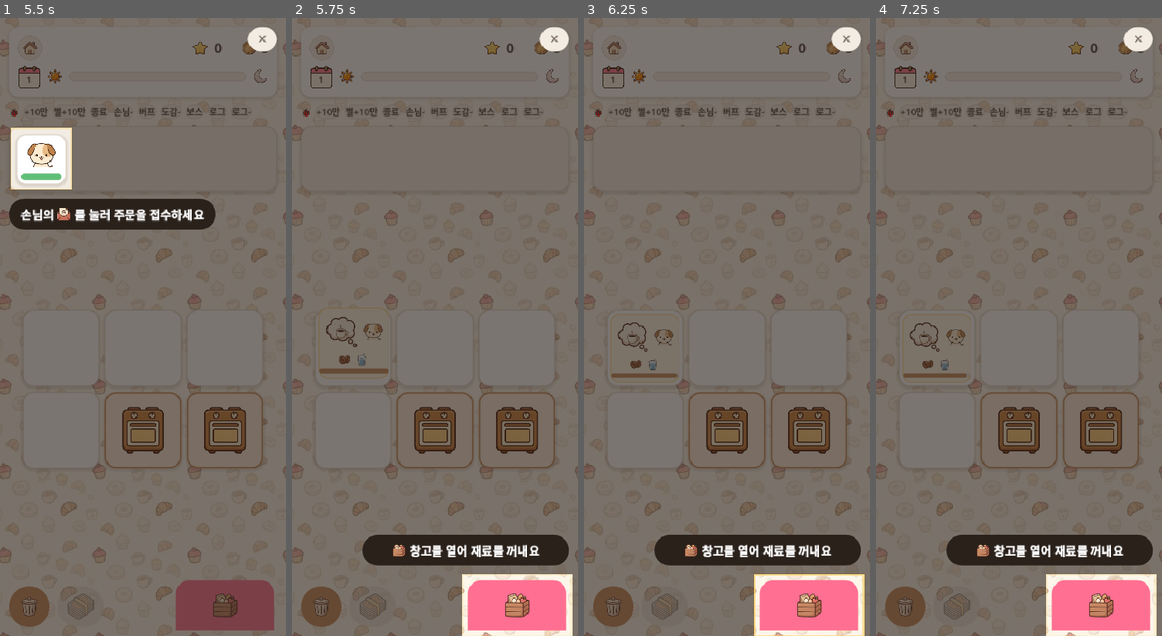
Above: before the commit, frames 1-4 (left to right).
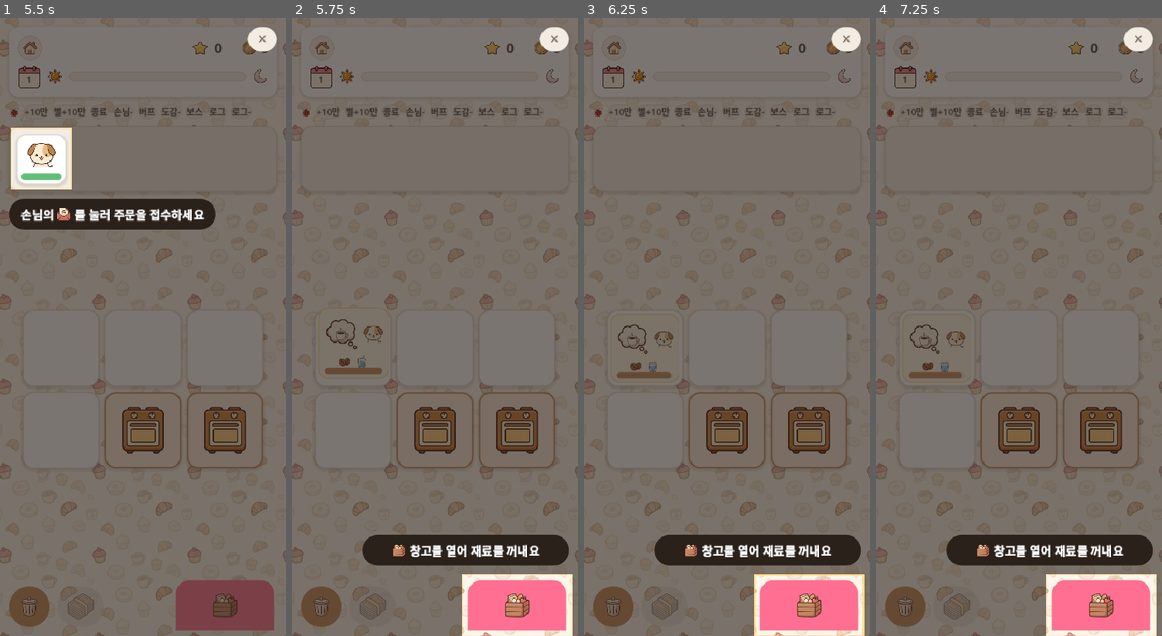
Above: after the commit, the same moments.

Repository: yellyB/game-slot-kitchen
Game: Godot game, scene res://scenes/Main.tscn
The game is run twice, just before and just after one commit, with the same random seed, the same clock (stepped at 60 frames per second) and the same inputs. Sound files missing from this copy of the repository are replaced by a short silence.
Inputs (mouse positions are in pixels of both pictures, inside the frame that each line leads up to):
- Up to frame 1 (5.5 s): tap Enter at 0.5 s; move the mouse to (205, 296) at 0.52 s; hold D 0.53-1.25 s; tap Q at 0.6 s; click (205, 296) at 0.67 s; tap Space at 0.77, 4.52 s; click (31, 48) at 1.25 s; drag from (85, 357) to (128, 450) at 2.02 s; move the mouse to (171, 191) at 2.77 s; hold D 2.78-3.5 s; tap R at 2.85 s; drag from (128, 450) to (57, 234) at 3.52 s; move the mouse to (228, 419) at 4.27 s; hold A 4.28-5 s; tap Z at 4.35 s; drag from (40, 160) to (100, 172) at 5.02 s
- Up to frame 2 (5.75 s): no input
- Up to frame 3 (6.25 s): move the mouse to (644, 345) at 5.77 s; hold S from 5.78 s (still down); tap C at 5.85 s; click (644, 345) at 5.92 s
- Up to frame 4 (7.25 s): release S at 6.5 s; click "+10만" at 6.5 s

Frame 1 is identical in both runs. In frame 2, 0.4% of the frame differs, in the area x 9-34%, y 48-58%; in frame 3, 0.4%, in the area x 9-34%, y 49-59%; in frame 4, 0.4%.

Commit message:
주문카드 인내심 바가 둥근 모서리 밖으로 삐져나오는 문제 수정
바를 스케일되는 내용(_holder)에서 빼내 카드(_wrap) 하단에 고정 좌표(BOTTOM_WIDE)로 앵커.
좌우 8·아래 5px 여백으로 카드 고정 모서리 반경(12) 안에 항상 머묾 — 슬롯이 작아져도 동일.

Co-Authored-By: Claude Opus 4.8 (1M context) <noreply@anthropic.com>

Diff:
--- a/scripts/order_card.gd
+++ b/scripts/order_card.gd
@@ -82,7 +82,15 @@
 	for iid in def.get("ingredients", []):
 		reqs.add_child(Ingredients.icon_node(iid, 22))
 
-	# 음식 대기 인내심 게이지
+	# 인내심 바는 스케일되는 내용(_holder) 밖, 카드 하단에 고정 좌표로 앵커(_add_gauge).
+	# 내용에 넣으면 슬롯이 작아질수록 카드 고정 모서리(반경) 밖으로 바 양끝이 삐져나옴.
+	call_deferred("_add_gauge")
+
+
+## 인내심 바를 카드 하단에 앵커 — 좌우/아래 여백을 모서리 반경 이상으로 둬 둥근 모서리 밖으로 안 나감.
+func _add_gauge() -> void:
+	if _gauge != null or _wrap == null or not is_instance_valid(_wrap):
+		return
 	_gauge = ProgressBar.new()
 	_gauge.min_value = 0
 	_max = Stats.dish_patience()
@@ -90,11 +98,15 @@
 	_gauge.max_value = _max
 	_gauge.value = _max
 	_gauge.show_percentage = false
-	_gauge.custom_minimum_size = Vector2(0, 6)
 	_gauge.mouse_filter = Control.MOUSE_FILTER_IGNORE
 	_gauge.add_theme_stylebox_override("background", UI.chip(Palette.COCOA_100, Palette.COCOA_200))
 	_gauge.add_theme_stylebox_override("fill", UI.chip(_fill))
-	v.add_child(_gauge)
+	_gauge.set_anchors_and_offsets_preset(Control.PRESET_BOTTOM_WIDE)
+	_gauge.offset_left = 8
+	_gauge.offset_right = -8
+	_gauge.offset_top = -13
+	_gauge.offset_bottom = -5
+	_wrap.add_child(_gauge)
 
 
 ## 매칭 완성품이 보드에 있으면 초록 테두리 + 은은한 펄스로 "지금 서빙 가능" 표시.
@@ -175,7 +187,7 @@
 
 
 func _process(delta: float) -> void:
-	if _done:
+	if _done or _gauge == null:
 		return
 	_time_left -= delta
 	_gauge.value = _time_left
